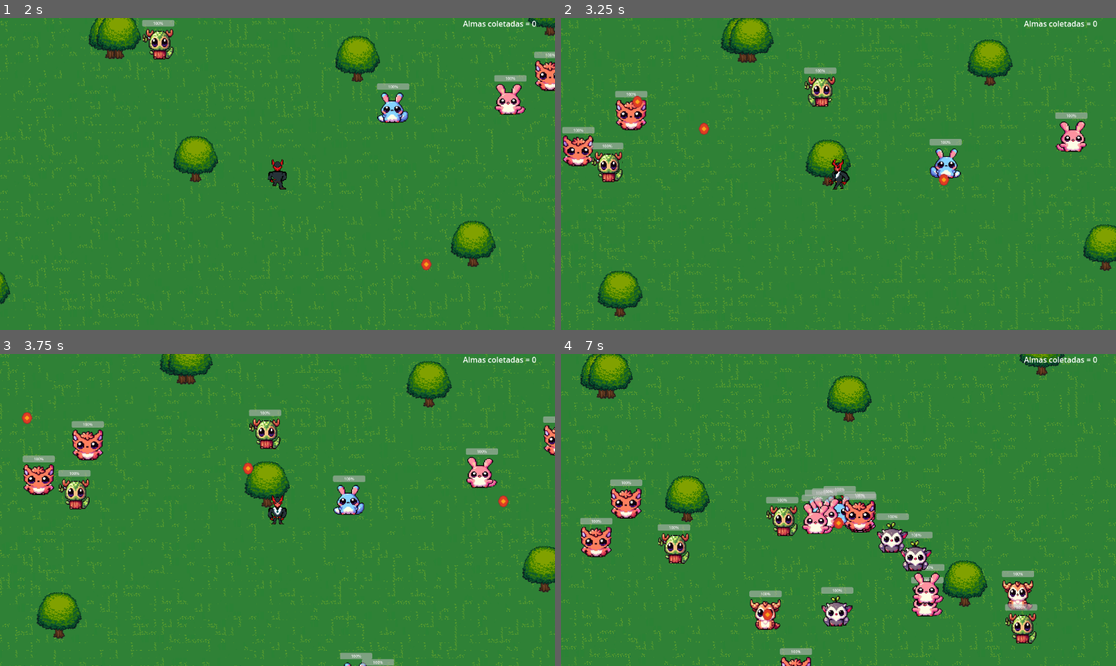
Above: before the commit, frames 1-4 (two rows, left to right).
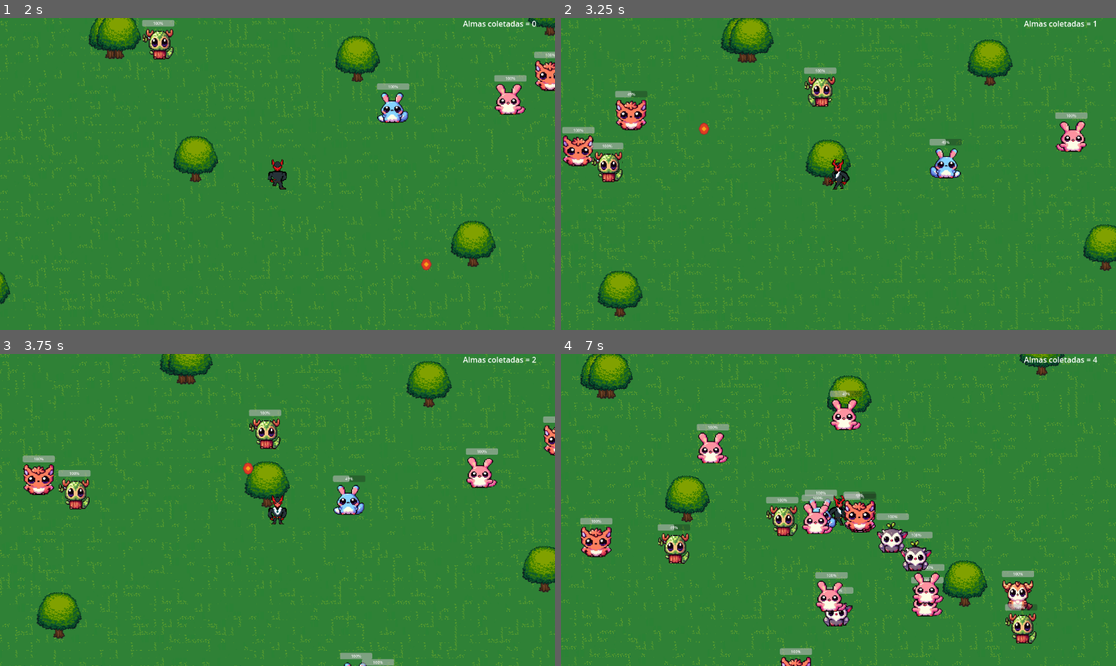
Above: after the commit, the same moments.

Repository: PopPlanetTeam/HellsEmpty
Game: Godot game, scene res://game/game.tscn
Two runs of this game, one before a commit and one after it. Both use one fixed random seed, a clock stepped at 60 frames per second and the inputs below. This scene is started directly instead of the project's main scene. Sound files missing from this copy of the repository are replaced by a short silence.
Inputs (mouse positions are in pixels of both pictures, inside the frame that each line leads up to):
- Up to frame 1 (2 s): tap Enter at 0.5 s; move the mouse to (249, 236) at 0.52 s; press the mouse at (249, 236) at 0.53 s; hold W (up) from 0.53 s (still down); move the mouse to (444, 220) at 1.27 s; release the mouse at (444, 220) at 1.28 s; click (444, 220) at 1.35 s
- Up to frame 2 (3.25 s): move the mouse to (672, 127) at 2.02 s; release W (up) at 2.03 s; press the mouse at (672, 127) at 2.03 s; hold A (left) from 2.03 s (still down); move the mouse to (866, 174) at 2.77 s; release the mouse at (866, 174) at 2.78 s; click (866, 174) at 2.85 s
- Up to frame 3 (3.75 s): move the mouse to (194, 432) at 3.52 s; release A (left) at 3.53 s; press the mouse at (194, 432) at 3.53 s; hold S (down) from 3.53 s (still down)
- Up to frame 4 (7 s): move the mouse to (960, 494) at 4.27 s; release S (down) at 4.28 s; release the mouse at (960, 494) at 4.28 s; hold Right (right) 4.28-5.03 s; click (960, 494) at 4.35 s; move the mouse to (727, 525) at 5.02 s; press the mouse at (727, 525) at 5.03 s; hold W (up) 5.03-5.78 s; move the mouse to (894, 441) at 5.77 s; release the mouse at (894, 441) at 5.78 s; hold Right (right) from 5.78 s (still down); click (894, 441) at 5.85 s; move the mouse to (810, 572) at 6.52 s; press the mouse at (810, 572) at 6.53 s

Frame 1 is identical in both runs. In frame 2, 0.2% of the frame differs, in the area x 11-97%, y 0-54%; in frame 3, 0.8%; in frame 4, 3.3%, in the area x 8-97%, y 0-89%.

Commit message:
feat: add damage dealt to shoot

Diff:
--- a/shoot/shoot.gd
+++ b/shoot/shoot.gd
@@ -1,5 +1,7 @@
 extends CharacterBody2D
+class_name Shot
 
+@export var damage:float = 51
 var speed = 500
 var direction
 var viewport_size = get_viewport_rect().size
--- a/shoot/shoot.tscn
+++ b/shoot/shoot.tscn
@@ -7,9 +7,10 @@
 [sub_resource type="CircleShape2D" id="CircleShape2D_bj2qv"]
 radius = 18.3333
 
-[node name="shoot" type="CharacterBody2D"]
+[node name="shoot" type="CharacterBody2D" groups=["inflict_damage"]]
 scale = Vector2(0.6, 0.6)
 collision_layer = 8
+collision_mask = 2
 script = ExtResource("1_nddoc")
 
 [node name="Collision" type="CollisionShape2D" parent="."]
